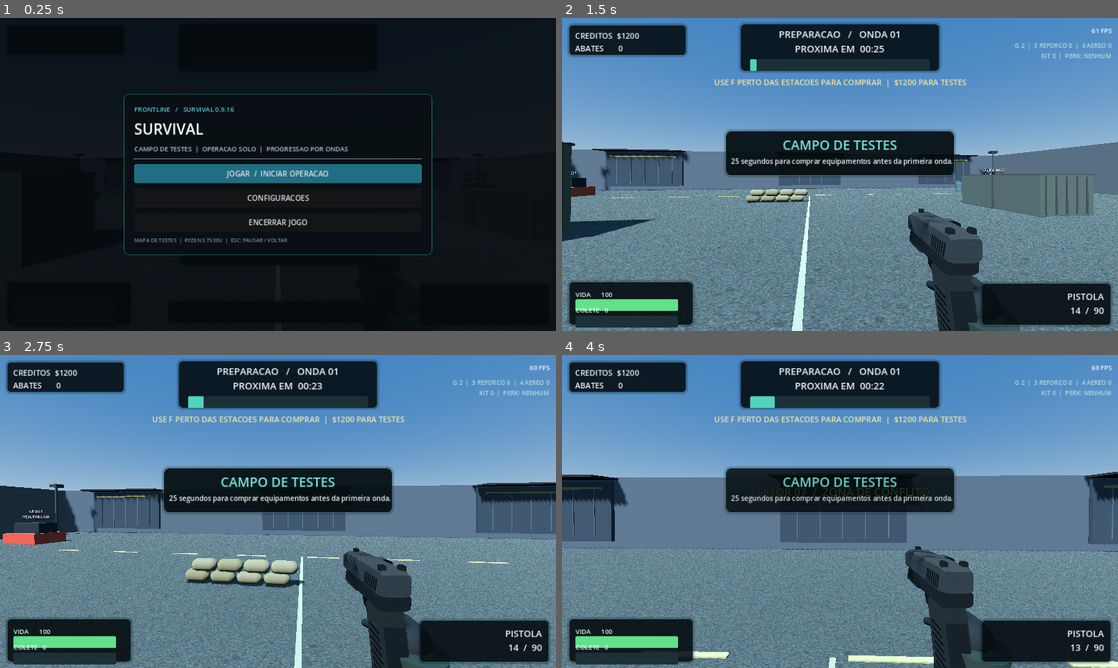
Above: before the commit, frames 1-4 (two rows, left to right).
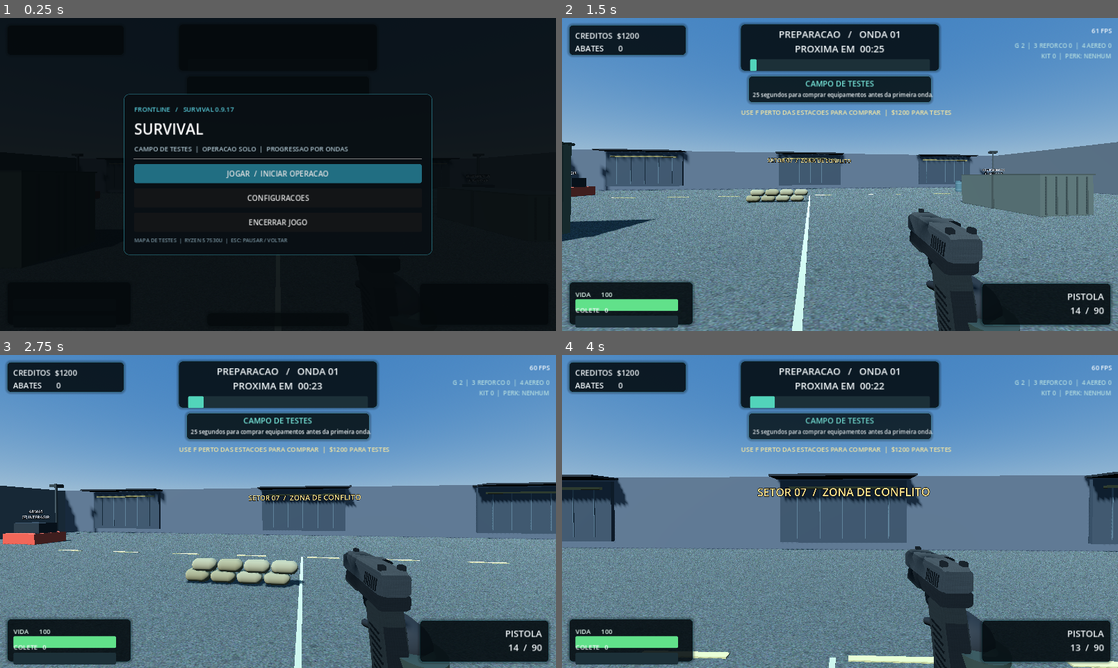
Above: after the commit, the same moments.

Repository: TPollTech/Frontline-Survival
Game: Godot game, scene res://scenes/main.tscn
The game is run twice, just before and just after one commit, with the same random seed, the same clock (stepped at 60 frames per second) and the same inputs.
Inputs (mouse positions are in pixels of both pictures, inside the frame that each line leads up to):
- Up to frame 1 (0.25 s): no input
- Up to frame 2 (1.5 s): click "JOGAR / INICIAR OPERACAO" at 0.5 s; tap Enter at 1.25, 1.35 s; move the mouse to (867, 174) at 1.27 s; hold W from 1.28 s (still down); click (867, 174) at 1.42 s
- Up to frame 3 (2.75 s): keep holding W; tap Space at 1.52, 2.27 s; move the mouse to (250, 511) at 2.02 s; tap Keypad Enter at 2.1 s
- Up to frame 4 (4 s): keep holding W; move the mouse to (851, 505) at 2.77 s; tap F at 2.85 s; move the mouse to (834, 517) at 3.52 s; tap 1 at 3.6 s; click (834, 517) at 3.67 s; tap Space at 3.77 s

The runs differ from the first frame. In frame 1, less than 0.1% of the frame differs, in the area x 41-43%, y 28-30%; in frame 2, 9.8%, in the area x 27-73%, y 18-51%; in frame 3, 9.8%; in frame 4, 9.3%.

Commit message:
fix(v0.9.17): rebuild physical red-dot optics, remove oversized wave overlays and disable unanimated humanoids

Diff:
--- a/project.godot
+++ b/project.godot
@@ -2,7 +2,7 @@
 config_version=5
 
 [application]
-config/name="Frontline Survival - Campo de Testes 0.9.16"
+config/name="Frontline Survival - Campo de Testes 0.9.17"
 run/main_scene="res://scenes/main.tscn"
 config/features=PackedStringArray("4.0", "GL Compatibility")
 
--- a/scripts/game_menu.gd
+++ b/scripts/game_menu.gd
@@ -66,7 +66,7 @@
     column.add_theme_constant_override("separation", 10)
     container.add_child(column)
     var kicker := Label.new()
-    kicker.text = "FRONTLINE   /   SURVIVAL 0.9.16"
+    kicker.text = "FRONTLINE   /   SURVIVAL 0.9.17"
     kicker.add_theme_font_size_override("font_size", 15)
     kicker.add_theme_color_override("font_color", Color(0.34, 0.79, 0.85))
     column.add_child(kicker)
--- a/scripts/main.gd
+++ b/scripts/main.gd
@@ -9,6 +9,7 @@
 
 
 const MAX_ACTIVE_ENEMIES := 12
+const ENABLE_EXPERIMENTAL_HUMANOIDS := false
 const MAX_CORPSES := 12
 const MAX_LOOT := 18
 const MAX_BLOOD_EFFECTS := 14
@@ -464,7 +465,9 @@
     enemy.configure(kind, wave, player, _select_enemy_weapon(wave))
     # Prototype only: first ordinary soldier in a wave uses Quaternius.
     # Keep all other enemies and their current assets for a direct comparison.
-    enemy.preview_quaternius = kind == "soldier" and spawn_remaining == WaveRules.total_enemies(wave)
+    # The experimental rig has no validated animations. Keep it in isolated QA,
+    # not in the publicly playable Field of Tests.
+    enemy.preview_quaternius = ENABLE_EXPERIMENTAL_HUMANOIDS and kind == "soldier" and spawn_remaining == WaveRules.total_enemies(wave)
     enemy.position = pick
     enemy.defeated.connect(_on_enemy_defeated)
     enemy.combat_defeat.connect(_on_enemy_combat_defeat)
@@ -585,14 +588,22 @@
     wallet += bonus
     player.heal(15.0)
     round_stats.finish(bonus)
-    round_report.text = round_stats.summary_text()
-    report_remaining = 7.0
-    _show_banner("ONDA %02d CONCLUIDA" % wave, "+$%d BONUS  |  +15 VIDA  |  %d ELIMINACOES" % [bonus, previous_wave_kills], 3.0)
-    _notify("RELATORIO DA ONDA  |  PROXIMA EM %s" % _clock(break_remaining), 3.0)
+    var accuracy_value: float = round_stats.accuracy()
+    var accuracy_text := "--" if accuracy_value < 0.0 else "%d%%" % roundi(accuracy_value)
+    # One compact, temporary recap; no central modal, no repeated countdown.
+    round_report.text = "ONDA %02d CONCLUIDA   +$%d  |  +15 VIDA\n%d ABATES   •   %d HEADSHOTS   •   PRECISAO %s" % [
+        wave, bonus, previous_wave_kills, round_stats.headshot_kills, accuracy_text
+    ]
+    report_remaining = 4.0
+    banner_timer = 0.0
+    status_timer = 0.0
 
 func _clock(seconds: float) -> String:
     var remaining: int = maxi(0, ceili(seconds))
     return "%02d:%02d" % [remaining / 60, remaining % 60]
+
+func _is_humanoid_preview_enabled() -> bool:
+    return ENABLE_EXPERIMENTAL_HUMANOIDS
 
 func _show_banner(heading: String, caption: String, duration: float) -> void:
     banner_title = heading
@@ -1040,42 +1051,42 @@
     challenges_hud = _add_label(root, Vector2(26, 108), Vector2(540, 36), 14)
     challenges_hud.add_theme_color_override("font_color", Color(0.73, 0.84, 0.72))
     interaction_panel = Panel.new()
-    interaction_panel.position = Vector2(386, 651)
-    interaction_panel.size = Vector2(508, 51)
-    _style_panel(interaction_panel, Color(0.02, 0.07, 0.08, 0.88), Color(0.31, 0.73, 0.65, 0.45), 11)
+    interaction_panel.position = Vector2(476, 678)
+    interaction_panel.size = Vector2(328, 32)
+    _style_panel(interaction_panel, Color(0.02, 0.07, 0.08, 0.77), Color(0.31, 0.73, 0.65, 0.27), 9)
     interaction_panel.mouse_filter = Control.MOUSE_FILTER_IGNORE
     root.add_child(interaction_panel)
-    help_hud = _add_label(interaction_panel, Vector2(12, 11), Vector2(484, 32), 17)
+    help_hud = _add_label(interaction_panel, Vector2(8, 4), Vector2(312, 24), 14)
     help_hud.horizontal_alignment = HORIZONTAL_ALIGNMENT_CENTER
     help_hud.add_theme_color_override("font_color", Color(0.93, 0.87, 0.65))
     fps_hud = _add_label(root, Vector2(1163, 18), Vector2(103, 25), 15)
     fps_hud.horizontal_alignment = HORIZONTAL_ALIGNMENT_RIGHT
-    message_hud = _add_label(root, Vector2(350, 135), Vector2(580, 42), 18)
+    message_hud = _add_label(root, Vector2(412, 206), Vector2(456, 30), 15)
     message_hud.horizontal_alignment = HORIZONTAL_ALIGNMENT_CENTER
     message_hud.add_theme_color_override("font_color", Color(0.96, 0.90, 0.63))
-    reward_hud = _add_label(root, Vector2(738, 375), Vector2(326, 44), 17)
+    reward_hud = _add_label(root, Vector2(947, 155), Vector2(300, 32), 15)
     reward_hud.add_theme_color_override("font_color", Color(0.47, 0.98, 0.63))
     # The panel itself must vanish outside the short intermission recap.
     report_background = Panel.new()
-    report_background.position = Vector2(414, 395)
-    report_background.size = Vector2(455, 174)
-    _style_panel(report_background, Color(0.02, 0.065, 0.072, 0.96), Color(0.29, 0.69, 0.62, 0.65), 11)
+    report_background.position = Vector2(429, 133)
+    report_background.size = Vector2(422, 59)
+    _style_panel(report_background, Color(0.02, 0.065, 0.072, 0.83), Color(0.29, 0.69, 0.62, 0.40), 9)
     report_background.mouse_filter = Control.MOUSE_FILTER_IGNORE
     root.add_child(report_background)
-    round_report = _add_label(report_background, Vector2(12, 10), Vector2(431, 145), 16)
+    round_report = _add_label(report_background, Vector2(9, 7), Vector2(404, 49), 14)
     round_report.horizontal_alignment = HORIZONTAL_ALIGNMENT_CENTER
     round_report.add_theme_color_override("font_color", Color(0.84, 0.95, 0.88))
-    round_report.visible = false
+    round_report.visible = true
     banner_panel = Panel.new()
-    banner_panel.position = Vector2(377, 260)
-    banner_panel.size = Vector2(526, 103)
-    _style_panel(banner_panel, Color(0.016, 0.055, 0.063, 0.90), Color(0.32, 0.70, 0.72, 0.44), 12)
+    banner_panel.position = Vector2(429, 133)
+    banner_panel.size = Vector2(422, 62)
+    _style_panel(banner_panel, Color(0.016, 0.055, 0.063, 0.80), Color(0.32, 0.70, 0.72, 0.36), 9)
     banner_panel.mouse_filter = Control.MOUSE_FILTER_IGNORE
     root.add_child(banner_panel)
-    banner_heading = _add_label(banner_panel, Vector2(12, 10), Vector2(502, 43), 30)
+    banner_heading = _add_label(banner_panel, Vector2(10, 5), Vector2(402, 29), 18)
     banner_heading.horizontal_alignment = HORIZONTAL_ALIGNMENT_CENTER
     banner_heading.add_theme_color_override("font_color", Color(0.47, 0.91, 0.86))
-    banner_caption = _add_label(banner_panel, Vector2(12, 58), Vector2(502, 32), 16)
+    banner_caption = _add_label(banner_panel, Vector2(10, 34), Vector2(402, 23), 13)
     banner_caption.horizontal_alignment = HORIZONTAL_ALIGNMENT_CENTER
     damage_overlay = ColorRect.new()
     damage_overlay.color = Color(0.65, 0.04, 0.03, 0.0)
--- a/scripts/player.gd
+++ b/scripts/player.gd
@@ -79,6 +79,8 @@
 var current_body_height: float = 1.8
 var active_perk: String = ""
 var weapon_attachments: Dictionary = {}
+# Tiny physical emitter inside the optic: never a permanent 2D crosshair.
+var optic_reticle: MeshInstance3D
 var downed: bool = false
 var downed_seconds: float = 0.0
 var last_stand_available: bool = true
@@ -282,6 +284,9 @@
     gun.rotation.y = lerpf(gun.rotation.y, 0.14 * sprint_blend, minf(1.0, delta * 10.0))
     gun.rotation.x = lerpf(gun.rotation.x, -0.48 * sprint_blend + cos(walk_clock) * (sway_strength + sprint_blend * 0.035), minf(1.0, delta * 10.0))
     _animate_viewmodel(delta, sprinting)
+    if is_instance_valid(optic_reticle):
+        # Visible only once the real sight approaches the central camera ray.
+        optic_reticle.visible = aim and not reloading and absf(gun.position.x) < 0.055 and sprint_blend < 0.15
     # Automáticas continuam disparando enquanto o botão permanece pressionado.
     if not controls_locked and Input.get_mouse_mode() == Input.MOUSE_MODE_CAPTURED:
         if Input.is_mouse_button_pressed(MOUSE_BUTTON_LEFT) and WEAPONS[weapon_id]["auto"]:
@@ -584,6 +589,7 @@
     magazine_part = null
     action_part = null
     weapon_model = null
+    optic_reticle = null
     # Scale/depth avoid placing long stocks behind the camera's near plane.
     viewmodel_scale = float({"pistol": 0.95, "smg": 0.84, "rifle": 0.78, "shotgun": 0.70, "lmg": 0.74}.get(weapon_id, 0.84))
     viewmodel_depth = float({"pistol": 0.0, "smg": -0.14, "rifle": -0.24, "shotgun": -0.24, "lmg": -0.24}.get(weapon_id, -0.14))
@@ -639,34 +645,107 @@
     var optic: String = str(attach.get("optic", ""))
     var muzzle: String = str(attach.get("muzzle", ""))
     if optic != "":
+        # A real sight picture: hollow housing + glass pane + emissive dot.
+        # The camera looks THROUGH the hole, not into a solid black box.
         var optic_root := Node3D.new()
         optic_root.name = "Attachment_Optic_" + optic
         viewmodel_root.add_child(optic_root)
-        var sight_height: float = float({"pistol":0.121,"smg":0.232,"rifle":0.177,"shotgun":0.140,"lmg":0.232}.get(weapon_id, 0.18))
-        var y: float = sight_height * viewmodel_scale
+        var heights: Dictionary = {
+            "pistol": 0.121, "smg": 0.232, "rifle": 0.177,
+            "shotgun": 0.140, "lmg": 0.232
+        }
+        var y: float = float(heights.get(weapon_id, 0.18)) * viewmodel_scale
         var z: float = viewmodel_depth + (-0.11 if weapon_id == "pistol" else -0.08) * viewmodel_scale
-        var sight := MeshInstance3D.new()
-        var casing := BoxMesh.new()
-        casing.size = Vector3(0.09, 0.095, 0.08)
-        sight.mesh = casing
-        sight.position = Vector3(0.0, y - 0.01, z)
-        var mat := StandardMaterial3D.new()
-        mat.albedo_color = Color(0.12, 0.15, 0.15)
-        mat.roughness = 0.58
-        sight.material_override = mat
-        optic_root.add_child(sight)
+        var metal := StandardMaterial3D.new()
+        metal.albedo_color = Color(0.095, 0.116, 0.121)
+        metal.metallic = 0.68
+        metal.roughness = 0.42
+        var glass_material := StandardMaterial3D.new()
+        glass_material.albedo_color = Color(0.13, 0.26, 0.27, 0.16)
+        glass_material.transparency = BaseMaterial3D.TRANSPARENCY_ALPHA
+        glass_material.shading_mode = BaseMaterial3D.SHADING_MODE_UNSHADED
+        glass_material.cull_mode = BaseMaterial3D.CULL_DISABLED
+        # Compact red-dot tubular ring; holographic model uses a thin rectangular frame.
+        if optic == "red_dot":
+            for depth in [0.0, 0.031]:
+                var ring := MeshInstance3D.new()
+                ring.name = "Optic_HollowRing"
+                var torus := TorusMesh.new()
+                torus.inner_radius = 0.031
+                torus.outer_radius = 0.040
+                torus.ring_segments = 16
+                torus.rings = 12
+                ring.mesh = torus
+                ring.rotation.x = PI * 0.5
+                ring.position = Vector3(0.0, y, z + depth)
+                ring.material_override = metal
+                optic_root.add_child(ring)
+        else:
+            for edge_index in range(4):
+                var frame := MeshInstance3D.new()
+                frame.name = "Optic_HoloFrame"
+                var rim := BoxMesh.new()
+                rim.size = Vector3(0.086, 0.009, 0.018) if edge_index < 2 else Vector3(0.009, 0.083, 0.018)
+                frame.mesh = rim
+                var horizontal: bool = edge_index < 2
+                frame.position = Vector3(
+                    0.0 if horizontal else (-0.040 if edge_index == 2 else 0.040),
+                    y + (-0.039 if edge_index == 0 else (0.039 if edge_index == 1 else 0.0)),
+                    z
+                )
+                frame.material_override = metal
+                optic_root.add_child(frame)
+        # A very thin transparent lens that never covers the whole viewport.
         var glass := MeshInstance3D.new()
-        var lens := SphereMesh.new()
-        lens.radius = 0.024
-        lens.height = 0.05
-        glass.mesh = lens
-        glass.position = Vector3(0.0, y + 0.028, z - 0.044)
-        var glass_mat := StandardMaterial3D.new()
-        glass_mat.albedo_color = Color(0.18, 0.43, 0.42, 0.75)
-        glass_mat.transparency = BaseMaterial3D.TRANSPARENCY_ALPHA
-        glass_mat.roughness = 0.2
-        glass.material_override = glass_mat
+        glass.name = "Optic_TransparentLens"
+        var pane := CylinderMesh.new()
+        pane.top_radius = 0.032
+        pane.bottom_radius = 0.032
+        pane.height = 0.0015
+        pane.radial_segments = 24
+        glass.mesh = pane
+        glass.rotation.x = PI * 0.5
+        glass.position = Vector3(0.0, y, z - 0.003)
+        glass.material_override = glass_material
         optic_root.add_child(glass)
+        # Two tiny stanchions and a low mount leave the aperture unobstructed.
+        for side in [-1.0, 1.0]:
+            var mount := MeshInstance3D.new()
+            mount.name = "Optic_Mount"
+            var support := BoxMesh.new()
+            support.size = Vector3(0.008, 0.045, 0.029)
+            mount.mesh = support
+            mount.position = Vector3(side * 0.027, y - 0.061, z + 0.012)
+            mount.material_override = metal
+            optic_root.add_child(mount)
+        var base := MeshInstance3D.new()
+        base.name = "Optic_RailMount"
+        var rail := BoxMesh.new()
+        rail.size = Vector3(0.075, 0.011, 0.052)
+        base.mesh = rail
+        base.position = Vector3(0.0, y - 0.087, z + 0.010)
+        base.material_override = metal
+        optic_root.add_child(base)
+        var dot := MeshInstance3D.new()
+        dot.name = "Optic_EmissiveReticle"
+        var point := SphereMesh.new()
+        point.radius = 0.0040 if optic == "red_dot" else 0.0048
+        point.height = point.radius * 2.0
+        point.radial_segments = 10
+        point.rings = 5
+        dot.mesh = point
+        dot.position = Vector3(0.0, y, z - 0.010)
+        var emitter := StandardMaterial3D.new()
+        emitter.shading_mode = BaseMaterial3D.SHADING_MODE_UNSHADED
+        emitter.albedo_color = Color(0.97, 0.09, 0.055) if optic == "red_dot" else Color(0.92, 0.49, 0.14)
+        emitter.emission_enabled = true
+        emitter.emission = emitter.albedo_color
+        emitter.emission_energy_multiplier = 2.4
+        emitter.cull_mode = BaseMaterial3D.CULL_DISABLED
+        dot.material_override = emitter
+        dot.visible = false
+        optic_root.add_child(dot)
+        optic_reticle = dot
     if muzzle != "":
         var tube := MeshInstance3D.new()
         tube.name = "Attachment_Muzzle_" + muzzle
--- a/tests/runtime_wave_qa.gd
+++ b/tests/runtime_wave_qa.gd
@@ -30,6 +30,13 @@
     _expect(game.wave == 0, "initial wave not yet started")
     _expect(game.player != null, "player was instantiated")
     _expect(game.shops.size() == 3, "physical shops preserved")
+    # No enormous translucent black/empty panels over the center of the view.
+    _expect(game.report_background.size.y <= 70.0 and game.report_background.position.y < 205.0,
+        "wave summary should be a compact top toast, not a huge center modal")
+    _expect(game.banner_panel.size.y <= 70.0 and game.banner_panel.position.y < 205.0,
+        "wave notification should not cover the weapon sight in the center")
+    _expect(game.interaction_panel.size.y <= 40.0 and game.interaction_panel.size.x <= 350.0,
+        "pickup/interaction prompt too large")
     # The four actual settings categories must be reachable from the pause UI.
     var menu: Variant = game.game_menu
     _expect(menu != null and not menu.active, "game starts/resumes outside menu")
@@ -73,6 +80,19 @@
     _expect(game.player.has_attachment("optic", "red_dot"), "red dot failed to install")
     _expect(game.player.viewmodel_root.find_child("Attachment_Optic_red_dot", true, false) != null,
         "paid red dot has no visible 3D model")
+    var scope: Node3D = game.player.viewmodel_root.find_child("Attachment_Optic_red_dot", true, false)
+    _expect(scope.find_child("Optic_HollowRing", true, false) != null,
+        "Red Dot lacks a hollow, see-through physical sight")
+    _expect(scope.find_child("Optic_TransparentLens", true, false) != null,
+        "Red Dot lacks a transparent lens")
+    _expect(scope.find_child("Optic_RailMount", true, false) != null,
+        "Red Dot has no rail attachment")
+    var reticle: MeshInstance3D = scope.find_child("Optic_EmissiveReticle", true, false) as MeshInstance3D
+    _expect(reticle != null and not reticle.visible,
+        "Red Dot emitter must not draw while hip-firing")
+    if reticle != null:
+        _expect(absf(reticle.position.x) < 0.001 and reticle.mesh is SphereMesh,
+            "Red Dot must have a centered physical emitter, not a floating HUD crosshair")
     game._change_shop_page(1)
     _expect(game.shop_page == 1, "shop pagination failed")
     game._buy(1) # suppressor
@@ -258,6 +278,9 @@
         _expect(game.player.viewmodel_root.find_child("Attachment_Muzzle_suppressor", true, false) != null,
             "Suppressor has no model on " + gun_id)
     game.player.equip("pistol")
+    # The unanimated Quaternius experiment is never activated in public waves.
+    _expect(not game._is_humanoid_preview_enabled(),
+        "Public gameplay must use stable enemy models until rig animations are approved")
     # Real death leaves a non-colliding corpse and a dropped weapon for pickup.
     # Dynamically load after the project scene initializes autoloads.
     # A hard SurvivalEnemy type dependency from SceneTree test startup can
@@ -442,6 +465,8 @@
     game._begin_wave()
     _expect(game.wave == 10, "milestone wave number incorrect")
     _expect(game.spawn_remaining == 25, "milestone wave enemy budget changed")
+    _expect(not game.player.aim or game.player.optic_reticle == null or not game.player.optic_reticle.visible,
+        "scope reticle should not appear before ADS is completed")
     _expect(game.banner_title.contains("BLINDADA"), "armored wave lacks HUD warning")
     game.queue_free()
     await process_frame
Not shown, changed: export_presets.cfg
Not shown, changed: ROADMAP.md
Not shown, changed: docs/CHANGELOG.md
Not shown, added: docs/QA_V0_9_17.md
Not shown, added: docs/releases/v0.9.17.md
